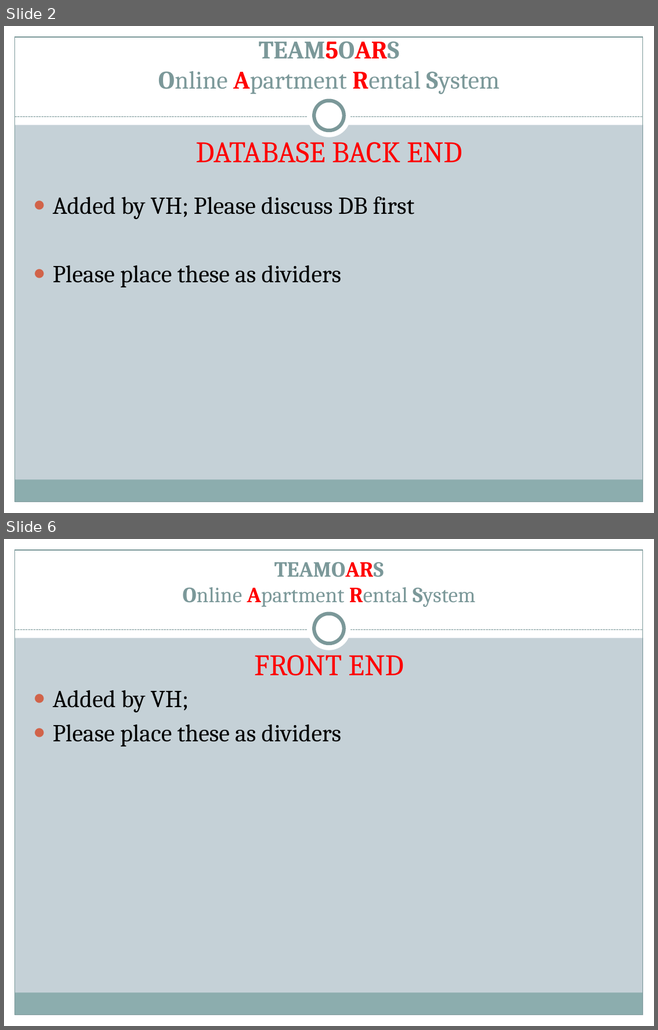
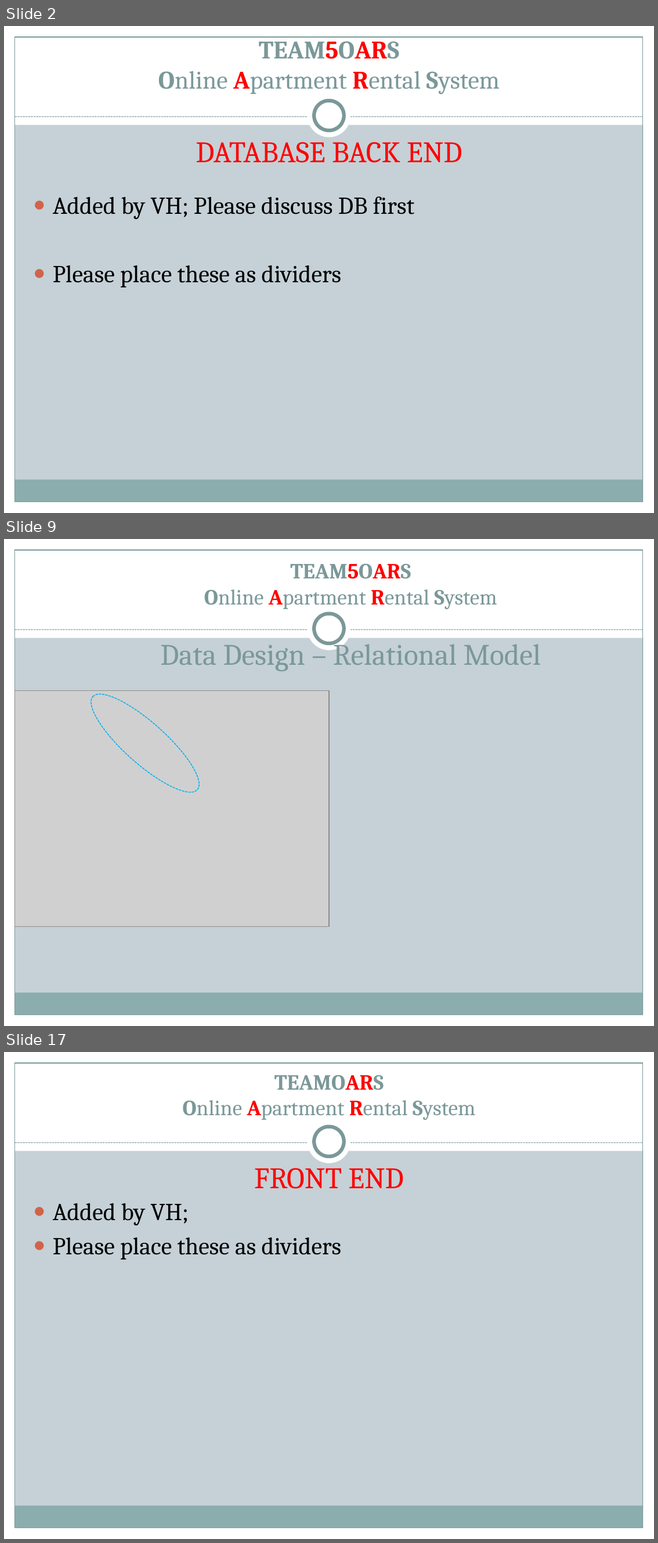
Before and after one commit to silva2972/OARS_PROJECT, a slide deck: TEAM PROJECT DELIVERABLES/TEAM5OARS.pptx. Shown one above the other, each under a label of ours: slides 2 and 6 before the commit, slides 2, 9 and 17 after it; the slides between them are not shown. The pictures are 658x1030 and 658x1543 pixels, drawn with LibreOffice and Linux fonts; fonts in the diff are those of the drawing; grey boxes stand for pictures. Boxes give left, top, right and bottom in pixels: in the first picture for what was removed or moved away, otherwise in the second. Text is boxed around its words. In the diff, an @@ line names an element or a change of style, - is before the commit and + after.

```diff
--- a/TEAM PROJECT DELIVERABLES/TEAM5OARS.pptx
+++ b/TEAM PROJECT DELIVERABLES/TEAM5OARS.pptx
@@ slide 9 added at <box>4,539,654,1026</box>, background #C5D1D7; not listed: 9 template elements that a slide beside it also shows @@
@@ title added at <box>160,564,540,671</box>, 24 pt, text #7C999A @@
+TEAM5OARS
+Online Apartment Rental System
+Data Design – Relational Model
@@ picture added at <box>15,690,329,927</box> @@
@@ ellipse added at <box>79,681,211,805</box>, outline #00B0F0 0.9 pt dashed @@
@@ what was slide 6 is now slide 17 @@
```
Also in this commit, not shown: 3 slides changed, 10 other slides added.
